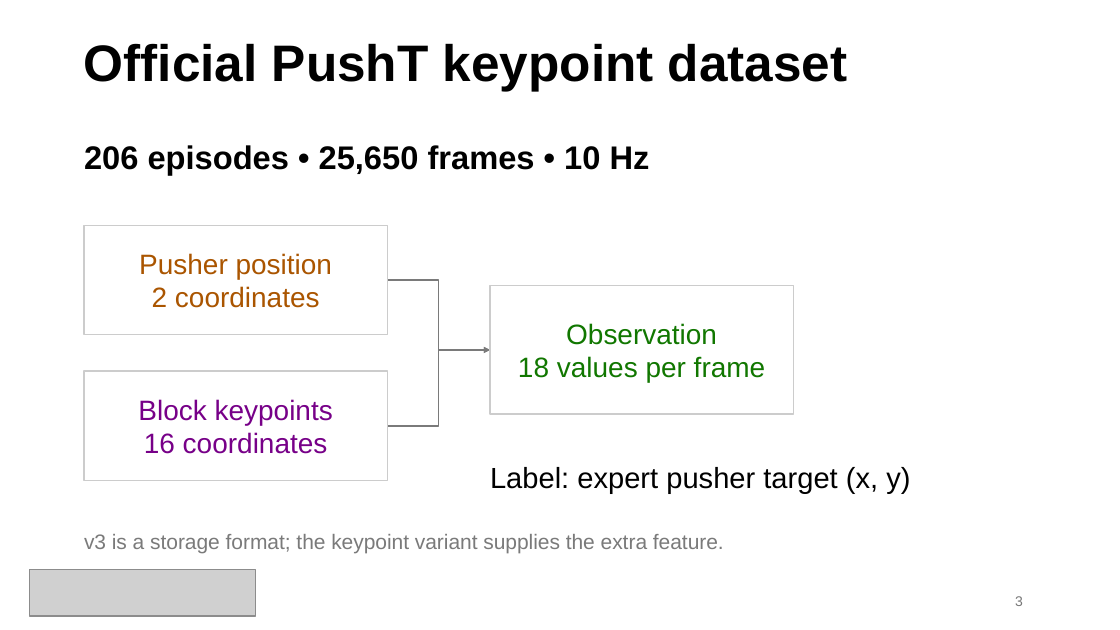
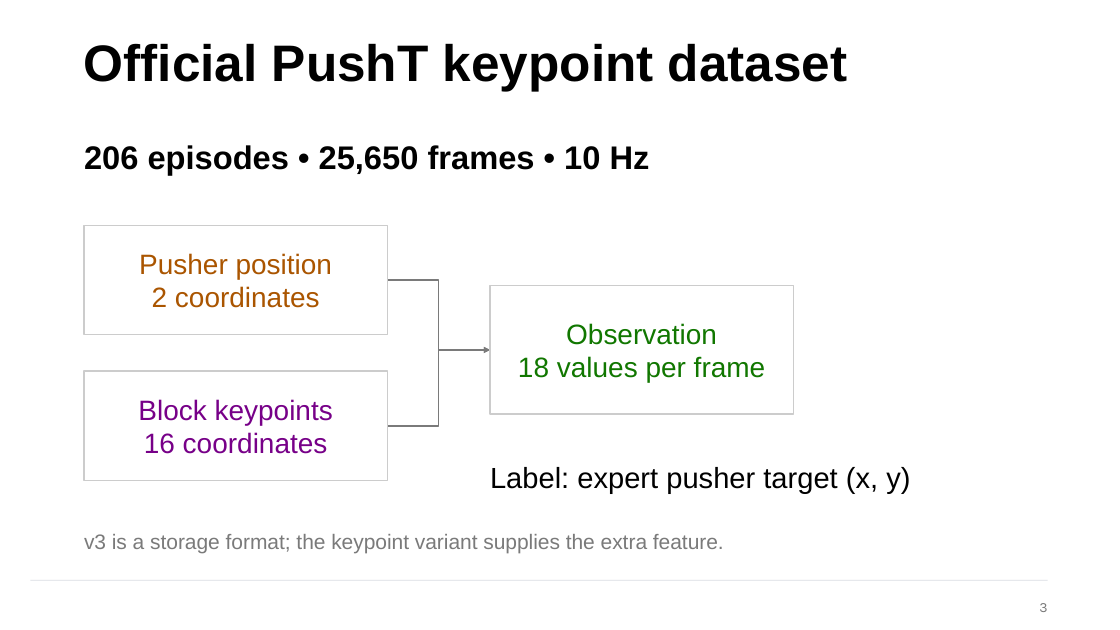
Before and after one commit to navrajkambo/MLP_LSTM_XFMR-Policies-for-Robot-Imitation-Learning-on-PushT, a slide deck: slide 3 of doc/ECE568_MLP_LSTM_XFMR-Policies-for-Robot-Imitation-Learning-on-PushT_ProjectUpdate.pptx. Drawn at 1120x630 pixels with LibreOffice and Linux fonts; fonts in the diff are those of the drawing; grey boxes stand for pictures; background and template pictures are left out. Boxes give left, top, right and bottom in pixels: in the first picture for what was removed or moved away, otherwise in the second. Text is boxed around its words. In the diff, an @@ line names an element or a change of style, - is before the commit and + after.

```diff
--- a/doc/ECE568_MLP_LSTM_XFMR-Policies-for-Robot-Imitation-Learning-on-PushT_ProjectUpdate.pptx
+++ b/doc/ECE568_MLP_LSTM_XFMR-Policies-for-Robot-Imitation-Learning-on-PushT_ProjectUpdate.pptx
@@ picture removed at <box>30,569,256,616</box> @@
@@ rectangle added at <box>30,580,1047,581</box>, fill #D9DDE3 @@
@@ page number: place and size @@
-page number at <box>1015,596,1023,606</box>
+page number at <box>1039,603,1047,612</box>
@@ page number at <box>1039,603,1047,612</box>: font Arial to Karla, text colour #777777 to #7A7A7A; alignment left to right; vertical alignment top to middle @@
```
Also in this commit, not shown: 20 other slides changed, 1 slide added, 1 other file.
